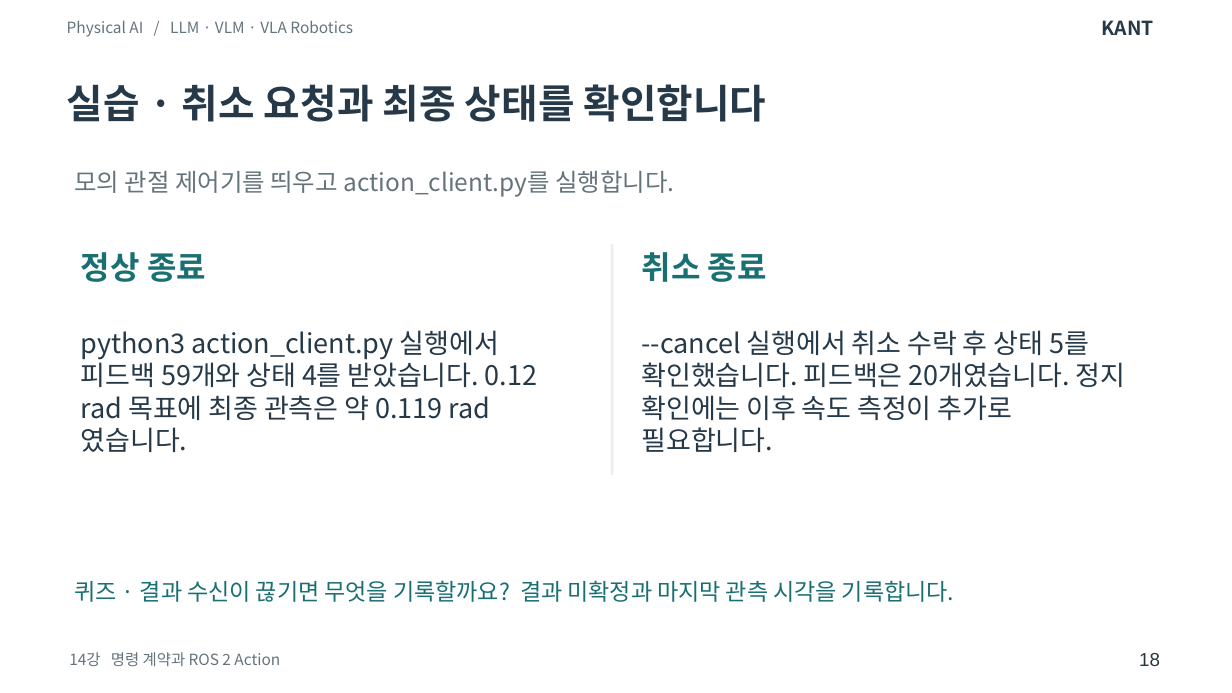
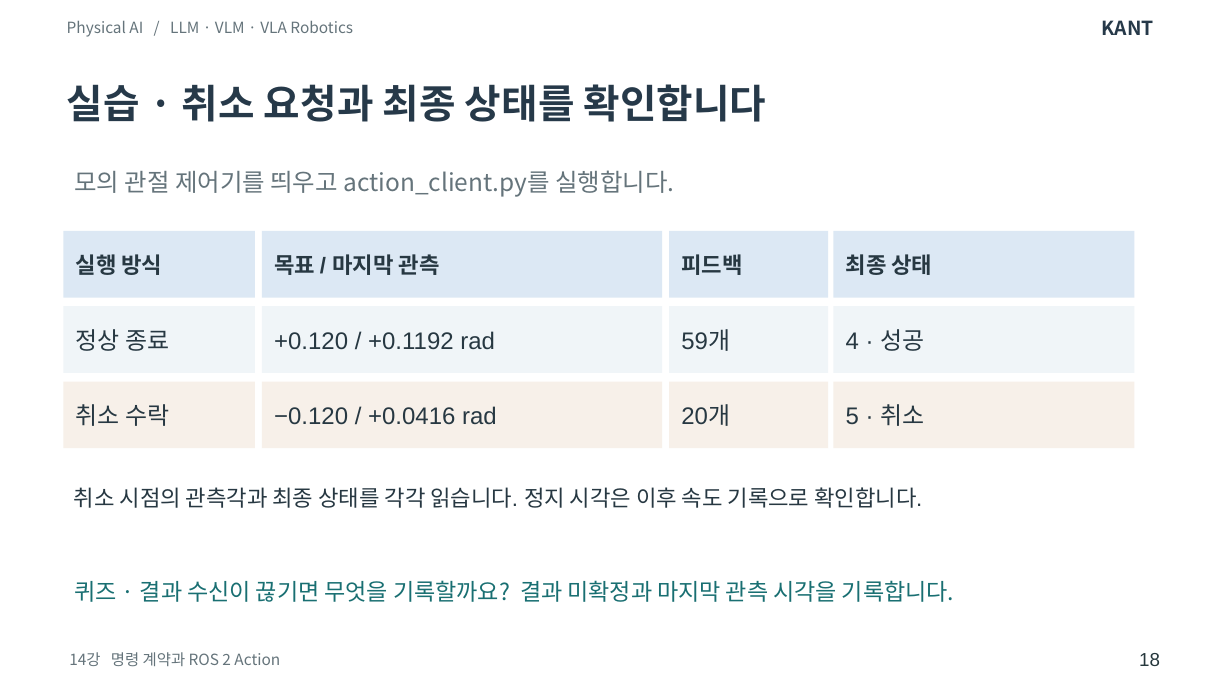
Before and after one commit to SpartaPA/waffle-mpx-lyrical, a slide deck: slide 18 of lessons/14-18/lessons-14-18.pptx. Drawn at 1232x693 pixels with LibreOffice and Linux fonts; fonts in the diff are those of the drawing. Boxes give left, top, right and bottom in pixels: in the first picture for what was removed or moved away, otherwise in the second. Text is boxed around its words. In the diff, an @@ line names an element or a change of style, - is before the commit and + after.

Commit message:
14~18강 본문에서 실제 관측과 판정 과정을 개념별 도식으로 풀어냈습니다

```diff
--- a/lessons/14-18/lessons-14-18.pptx
+++ b/lessons/14-18/lessons-14-18.pptx
@@ rectangle added at (63,232,255,298), fill #DCE8F4, 13 pt, text #273842, bold @@
+실행 방식
@@ rectangle added at (261,232,662,298), fill #DCE8F4, 13 pt, text #273842, bold @@
+목표 / 마지막 관측
@@ rectangle added at (669,232,828,298), fill #DCE8F4, 13 pt, text #273842, bold @@
+피드백
@@ rectangle added at (833,232,1133,298), fill #DCE8F4, 13 pt, text #273842, bold @@
+최종 상태
@@ rectangle removed at (611,244,614,476) @@
@@ text removed at (642,252,767,282) @@
-취소 종료
@@ rectangle "정상 종료": place and size @@
-rectangle "정상 종료" at (81,252,206,282)
+rectangle "정상 종료" at (63,307,255,373)
@@ rectangle "정상 종료" at (63,307,255,373): size 18.8 to 14 pt, font Noto Sans CJK KR to Arial, text colour #196F72 to #273842, bold off; fill none to #F0F5F8 @@
@@ rectangle added at (261,307,662,373), fill #F0F5F8, 14 pt, text #273842 @@
++0.120 / +0.1192 rad
@@ rectangle added at (669,307,828,373), fill #F0F5F8, 14 pt, text #273842 @@
+59개
@@ rectangle added at (833,307,1133,373), fill #F0F5F8, 14 pt, text #273842 @@
+4 · 성공
@@ text removed at (81,330,537,420) @@
-python3 action_client.py 실행에서 피드백 59개와 상태 4를 받았습니다. 0.12 rad 목표에 최종 관측은 약 0.119 rad였습니다.
@@ text removed at (642,330,1126,452) @@
---cancel 실행에서 취소 수락 후 상태 5를 확인했습니다. 피드백은 20개였습니다. 정지 확인에는 이후 속도 측정이 추가로 필요합니다.
@@ rectangle added at (63,382,255,448), fill #F7F0E9, 14 pt, text #273842 @@
+취소 수락
@@ rectangle added at (261,382,662,448), fill #F7F0E9, 14 pt, text #273842 @@
+−0.120 / +0.0416 rad
@@ rectangle added at (669,382,828,448), fill #F7F0E9, 14 pt, text #273842 @@
+20개
@@ rectangle added at (833,382,1133,448), fill #F7F0E9, 14 pt, text #273842 @@
+5 · 취소
@@ text added at (74,487,922,508), 13 pt, text #273842 @@
+취소 시점의 관측각과 최종 상태를 각각 읽습니다. 정지 시각은 이후 속도 기록으로 확인합니다.
```
Also in this commit, not shown: 28 other slides changed.
